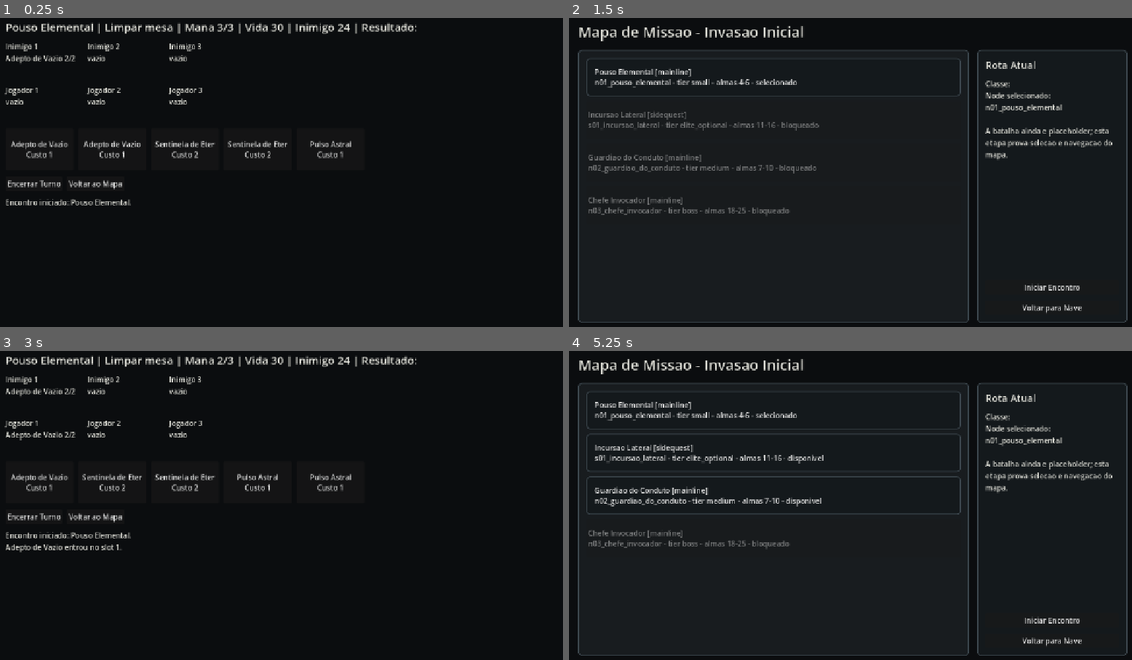
Above: before the commit, frames 1-4 (two rows, left to right).
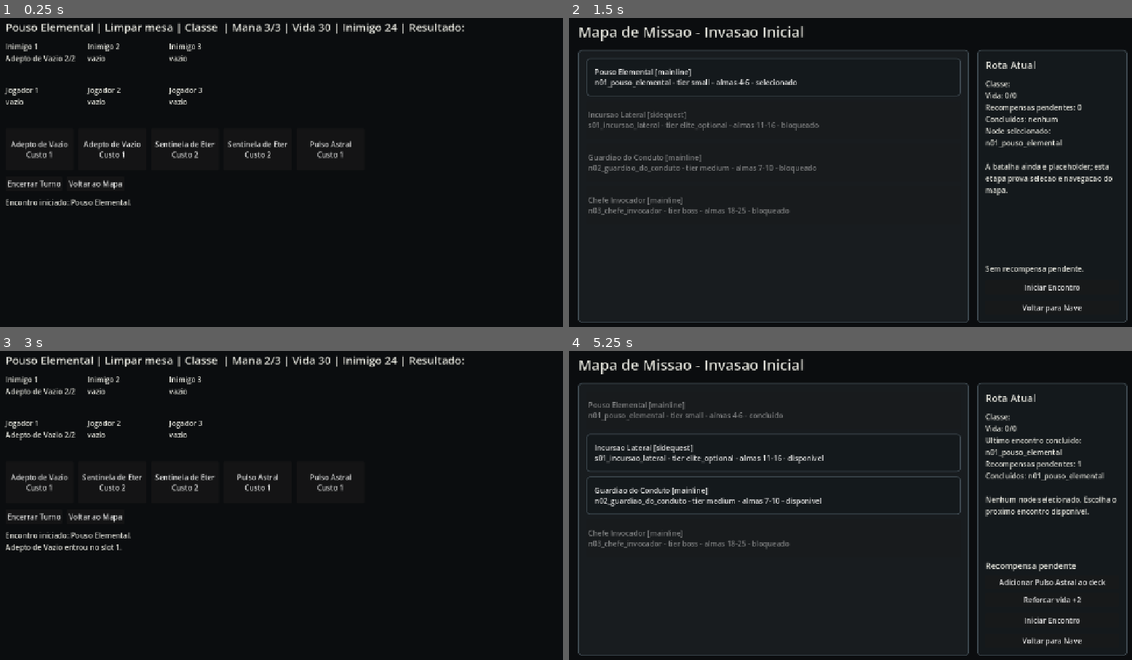
Above: after the commit, the same moments.

Repository: Bournellis/Studio
Game: Godot game, scene res://modes/battle/battle.tscn
Same seed, same stepped clock (60 frames per second), same inputs: the game is played once before the commit and once after it. This scene is started directly instead of the project's main scene.
Inputs:
- Up to frame 1 (0.25 s): no input
- Up to frame 2 (1.5 s): click "Voltar ao Mapa" at 0.5 s; click "Pouso Elemental [mainline] n0…" at 1.25 s
- Up to frame 3 (3 s): click "Iniciar Encontro" at 2 s; click "Adepto de Vazio Custo 1" at 2.75 s
- Up to frame 4 (5.25 s): click "Adepto de Vazio Custo 1" at 3.5 s; click "Pulso Astral Custo 1" at 4.25 s; click "Voltar ao Mapa" (after the commit: "Continuar no Mapa") at 5 s

The runs differ from the first frame. In frame 1, 0.9% of the frame differs, in the area x 32-83%, y 1-6%; in frame 2, 1.9%; in frame 3, 0.9%; in frame 4, 3.1%, in the area x 3-98%, y 13-82%.

Commit message:
draxos-roguelike: add visible battle rewards

Diff:
--- a/Projetos/draxos-roguelike-cardgame/core/run_session.gd
+++ b/Projetos/draxos-roguelike-cardgame/core/run_session.gd
@@ -1,6 +1,8 @@
 extends Node
 
 const DEFAULT_RUN_SEED: int = 0
+const REWARD_ADD_PULSO_ASTRAL: String = "add_pulso_astral"
+const REWARD_REINFORCE_HEALTH: String = "reinforce_health"
 
 var active: bool = false
 var run_seed: int = DEFAULT_RUN_SEED
@@ -12,6 +14,9 @@
 var current_health: int = 0
 var max_health: int = 0
 var rewards_pending: Array[String] = []
+var applied_reward_ids: Array[String] = []
+var last_completed_node_id: String = ""
+var last_battle_outcome: String = ""
 
 func start_empty_run(seed: int = DEFAULT_RUN_SEED) -> void:
 	active = true
@@ -24,6 +29,9 @@
 	current_health = 0
 	max_health = 0
 	rewards_pending = []
+	applied_reward_ids = []
+	last_completed_node_id = ""
+	last_battle_outcome = ""
 
 func start_class_run(class_id: String, seed: int = DEFAULT_RUN_SEED) -> Dictionary:
 	var class_option: Dictionary = ContentLibrary.find_class_option(class_id)
@@ -43,6 +51,9 @@
 	max_health = int(class_option.get("starting_health", fallback_health))
 	current_health = max_health
 	rewards_pending = []
+	applied_reward_ids = []
+	last_completed_node_id = ""
+	last_battle_outcome = ""
 	return {"ok": true, "message": "Run placeholder iniciada com %s." % selected_class_display_name}
 
 func reset() -> void:
@@ -56,6 +67,9 @@
 	current_health = 0
 	max_health = 0
 	rewards_pending = []
+	applied_reward_ids = []
+	last_completed_node_id = ""
+	last_battle_outcome = ""
 
 func select_node(node_id: String) -> void:
 	if not active:
@@ -67,6 +81,36 @@
 		return
 	if not completed_node_ids.has(node_id):
 		completed_node_ids.append(node_id)
+
+func record_battle_result(node_id: String, outcome: String, remaining_health: int) -> void:
+	last_battle_outcome = outcome
+	current_health = clampi(remaining_health, 0, max_health)
+	if outcome != "vitoria":
+		return
+	mark_node_completed(node_id)
+	last_completed_node_id = node_id
+	_queue_placeholder_reward(node_id)
+	if current_node_id == node_id:
+		current_node_id = ""
+
+func apply_placeholder_reward(reward_id: String) -> Dictionary:
+	if rewards_pending.is_empty():
+		return {"ok": false, "message": "Nenhuma recompensa pendente."}
+	var pending_id: String = rewards_pending[0]
+	match reward_id:
+		REWARD_ADD_PULSO_ASTRAL:
+			current_deck_ids.append("pulso_astral")
+		REWARD_REINFORCE_HEALTH:
+			max_health += 2
+			current_health = mini(max_health, current_health + 2)
+		_:
+			return {"ok": false, "message": "Recompensa placeholder invalida: %s" % reward_id}
+	rewards_pending.remove_at(0)
+	applied_reward_ids.append("%s:%s" % [pending_id, reward_id])
+	return {"ok": true, "message": _reward_message(reward_id)}
+
+func has_pending_reward() -> bool:
+	return not rewards_pending.is_empty()
 
 func is_node_available(node: Dictionary) -> bool:
 	if not active:
@@ -90,8 +134,28 @@
 		"current_deck_ids": current_deck_ids.duplicate(),
 		"current_health": current_health,
 		"max_health": max_health,
-		"rewards_pending": rewards_pending.duplicate()
+		"rewards_pending": rewards_pending.duplicate(),
+		"applied_reward_ids": applied_reward_ids.duplicate(),
+		"last_completed_node_id": last_completed_node_id,
+		"last_battle_outcome": last_battle_outcome
 	}
+
+func _queue_placeholder_reward(node_id: String) -> void:
+	var pending_id: String = "placeholder_reward:%s" % node_id
+	if rewards_pending.has(pending_id):
+		return
+	for applied_id: String in applied_reward_ids:
+		if applied_id.begins_with("%s:" % pending_id):
+			return
+	rewards_pending.append(pending_id)
+
+func _reward_message(reward_id: String) -> String:
+	match reward_id:
+		REWARD_ADD_PULSO_ASTRAL:
+			return "Recompensa aplicada: Pulso Astral adicionado ao deck da run."
+		REWARD_REINFORCE_HEALTH:
+			return "Recompensa aplicada: vida maxima e atual reforcadas em +2."
+	return "Recompensa aplicada."
 
 func _string_array(source: Variant) -> Array[String]:
 	var result: Array[String] = []
--- a/Projetos/draxos-roguelike-cardgame/modes/battle/battle_root.gd
+++ b/Projetos/draxos-roguelike-cardgame/modes/battle/battle_root.gd
@@ -6,6 +6,7 @@
 var player_slots_box: HBoxContainer
 var hand_box: HBoxContainer
 var log_label: Label
+var map_button: Button
 var current_node: Dictionary = {}
 var current_encounter: Dictionary = {}
 
@@ -78,7 +79,7 @@
 	)
 	actions.add_child(end_turn_button)
 
-	var map_button: Button = Button.new()
+	map_button = Button.new()
 	map_button.name = "BattleBackToRunMapButton"
 	map_button.text = "Voltar ao Mapa"
 	map_button.pressed.connect(func() -> void:
@@ -94,9 +95,10 @@
 
 func _refresh() -> void:
 	var state: Dictionary = engine.get_state()
-	status_label.text = "%s | %s | Mana %d/%d | Vida %d | Inimigo %d | Resultado: %s" % [
+	status_label.text = "%s | %s | Classe %s | Mana %d/%d | Vida %d | Inimigo %d | Resultado: %s" % [
 		str(current_encounter.get("display_name", "Encontro")),
 		engine.get_mode_label(),
+		RunSession.selected_class_display_name,
 		int(state.get("mana", 0)),
 		int(state.get("mana_per_turn", 0)),
 		int(state.get("player_health", 0)),
@@ -107,6 +109,8 @@
 	_rebuild_slots(player_slots_box, Array(state.get("player_slots", [])), "Jogador")
 	_rebuild_hand(Array(state.get("hand", [])))
 	log_label.text = "\n".join(Array(state.get("log", [])))
+	if map_button != null and engine.outcome == "vitoria":
+		map_button.text = "Continuar no Mapa"
 
 func _rebuild_slots(container: HBoxContainer, slots: Array, label_prefix: String) -> void:
 	for child: Node in container.get_children():
@@ -159,7 +163,7 @@
 
 func _after_battle_action() -> void:
 	if engine.outcome == "vitoria":
-		RunSession.mark_node_completed(RunSession.current_node_id)
+		RunSession.record_battle_result(RunSession.current_node_id, engine.outcome, engine.player_health)
 	_refresh()
 
 func _first_open_player_slot() -> int:
--- a/Projetos/draxos-roguelike-cardgame/modes/run_map/run_map_root.gd
+++ b/Projetos/draxos-roguelike-cardgame/modes/run_map/run_map_root.gd
@@ -2,6 +2,7 @@
 
 var status_label: Label
 var nodes_box: VBoxContainer
+var reward_box: VBoxContainer
 
 func _ready() -> void:
 	ContentLibrary.ensure_loaded()
@@ -76,6 +77,12 @@
 	status_label.add_theme_color_override("font_color", UiTokens.color("text_primary"))
 	status_label.size_flags_vertical = Control.SIZE_EXPAND_FILL
 	side_box.add_child(status_label)
+
+	reward_box = VBoxContainer.new()
+	reward_box.name = "RunMapRewardChoices"
+	reward_box.add_theme_constant_override("separation", 8)
+	side_box.add_child(reward_box)
+	_rebuild_reward_choices()
 
 	var future_battle_button: Button = Button.new()
 	future_battle_button.name = "RunMapFutureBattleButton"
@@ -115,7 +122,7 @@
 	button.alignment = HORIZONTAL_ALIGNMENT_LEFT
 	button.custom_minimum_size = Vector2(0, 84)
 	button.size_flags_horizontal = Control.SIZE_EXPAND_FILL
-	button.disabled = not RunSession.is_node_available(node)
+	button.disabled = RunSession.completed_node_ids.has(str(node.get("id", ""))) or not RunSession.is_node_available(node)
 	button.add_theme_stylebox_override("normal", _panel_style("bg_panel_alt"))
 	button.add_theme_stylebox_override("hover", _panel_style("placeholder"))
 	button.pressed.connect(func() -> void:
@@ -135,7 +142,9 @@
 	var tier: String = str(encounter.get("tier", ""))
 	var reward: Dictionary = Dictionary(encounter.get("soul_reward", {}))
 	var availability: String = "disponivel" if RunSession.is_node_available(node) else "bloqueado"
-	if RunSession.current_node_id == node_id:
+	if RunSession.completed_node_ids.has(node_id):
+		availability = "concluido"
+	elif RunSession.current_node_id == node_id:
 		availability = "selecionado"
 	return "%s [%s]\n%s - tier %s - almas %d-%d - %s" % [
 		encounter_name,
@@ -150,12 +159,73 @@
 func _status_text() -> String:
 	if not RunSession.active:
 		return "Nenhuma run ativa. Volte para a nave, escolha uma Classe placeholder e inicie a run."
+	var completed_text: String = _completed_nodes_text()
+	var health_text: String = "Vida: %d/%d" % [RunSession.current_health, RunSession.max_health]
+	var last_result_text: String = ""
+	if RunSession.last_completed_node_id != "":
+		last_result_text = "\nUltimo encontro concluido: %s" % RunSession.last_completed_node_id
+	var reward_text: String = "\nRecompensas pendentes: %d" % RunSession.rewards_pending.size()
 	if RunSession.current_node_id == "":
-		return "Classe: %s\n\nNenhum node selecionado. Escolha o primeiro encontro disponivel para preparar a rota." % RunSession.selected_class_display_name
-	return "Classe: %s\nNode selecionado: %s\n\nA batalha ainda e placeholder; esta etapa prova selecao e navegacao do mapa." % [
+		return "Classe: %s\n%s%s%s\nConcluidos: %s\n\nNenhum node selecionado. Escolha o proximo encontro disponivel." % [
+			RunSession.selected_class_display_name,
+			health_text,
+			last_result_text,
+			reward_text,
+			completed_text
+		]
+	return "Classe: %s\n%s%s%s\nConcluidos: %s\nNode selecionado: %s\n\nA batalha ainda e placeholder; esta etapa prova selecao e navegacao do mapa." % [
 		RunSession.selected_class_display_name,
+		health_text,
+		last_result_text,
+		reward_text,
+		completed_text,
 		RunSession.current_node_id
 	]
+
+func _completed_nodes_text() -> String:
+	if RunSession.completed_node_ids.is_empty():
+		return "nenhum"
+	return ", ".join(RunSession.completed_node_ids)
+
+func _rebuild_reward_choices() -> void:
+	for child: Node in reward_box.get_children():
+		child.queue_free()
+	if not RunSession.has_pending_reward():
+		var empty_label: Label = Label.new()
+		empty_label.name = "RunMapNoPendingReward"
+		empty_label.text = "Sem recompensa pendente."
+		empty_label.autowrap_mode = TextServer.AUTOWRAP_WORD_SMART
+		empty_label.add_theme_color_override("font_color", UiTokens.color("text_primary"))
+		reward_box.add_child(empty_label)
+		return
+
+	var title: Label = Label.new()
+	title.name = "RunMapPendingRewardLabel"
+	title.text = "Recompensa pendente"
+	title.add_theme_font_size_override("font_size", 18)
+	title.add_theme_color_override("font_color", UiTokens.color("text_primary"))
+	reward_box.add_child(title)
+
+	var add_card_button: Button = Button.new()
+	add_card_button.name = "RunMapRewardAddPulsoAstralButton"
+	add_card_button.text = "Adicionar Pulso Astral ao deck"
+	add_card_button.pressed.connect(func() -> void:
+		_apply_placeholder_reward(RunSession.REWARD_ADD_PULSO_ASTRAL)
+	)
+	reward_box.add_child(add_card_button)
+
+	var health_button: Button = Button.new()
+	health_button.name = "RunMapRewardReinforceHealthButton"
+	health_button.text = "Reforcar vida +2"
+	health_button.pressed.connect(func() -> void:
+		_apply_placeholder_reward(RunSession.REWARD_REINFORCE_HEALTH)
+	)
+	reward_box.add_child(health_button)
+
+func _apply_placeholder_reward(reward_id: String) -> void:
+	var result: Dictionary = RunSession.apply_placeholder_reward(reward_id)
+	status_label.text = "%s\n\n%s" % [str(result.get("message", "")), _status_text()]
+	_rebuild_reward_choices()
 
 func _panel_style(color_token: String) -> StyleBoxFlat:
 	var style: StyleBoxFlat = StyleBoxFlat.new()
--- a/Projetos/draxos-roguelike-cardgame/modes/ship_hub/ship_hub_root.gd
+++ b/Projetos/draxos-roguelike-cardgame/modes/ship_hub/ship_hub_root.gd
@@ -129,7 +129,7 @@
 
 	status_label = Label.new()
 	status_label.name = "ShipHubStatus"
-	status_label.text = "Selecione uma regiao da nave."
+	status_label.text = _run_state_text()
 	status_label.autowrap_mode = TextServer.AUTOWRAP_WORD_SMART
 	status_label.add_theme_color_override("font_color", UiTokens.color("text_primary"))
 	status_label.size_flags_vertical = Control.SIZE_EXPAND_FILL
@@ -188,7 +188,7 @@
 	return button
 
 func _select_region(spec: Dictionary) -> void:
-	status_label.text = "%s\n\n%s" % [str(spec.get("body", "")), str(spec.get("status", ""))]
+	status_label.text = "%s\n\n%s\n\n%s" % [str(spec.get("body", "")), str(spec.get("status", "")), _run_state_text()]
 
 func _on_start_run_pressed() -> void:
 	if selected_class_id == "":
@@ -225,6 +225,25 @@
 	if map_button != null:
 		map_button.disabled = not RunSession.active
 
+func _run_state_text() -> String:
+	if not RunSession.active:
+		return "Run: inativa. Escolha uma Classe placeholder para iniciar."
+	var completed_text: String = "nenhum"
+	if not RunSession.completed_node_ids.is_empty():
+		completed_text = ", ".join(RunSession.completed_node_ids)
+	var last_text: String = ""
+	if RunSession.last_completed_node_id != "":
+		last_text = "\nUltimo encontro: %s" % RunSession.last_completed_node_id
+	return "Run: ativa\nClasse: %s\nVida: %d/%d\nNodes concluidos: %s\nRecompensas pendentes: %d\nRecompensas aplicadas: %d%s" % [
+		RunSession.selected_class_display_name,
+		RunSession.current_health,
+		RunSession.max_health,
+		completed_text,
+		RunSession.rewards_pending.size(),
+		RunSession.applied_reward_ids.size(),
+		last_text
+	]
+
 func _panel_style(color_token: String) -> StyleBoxFlat:
 	var style: StyleBoxFlat = StyleBoxFlat.new()
 	style.bg_color = UiTokens.color(color_token, Color(0.1, 0.11, 0.12))
--- a/Projetos/draxos-roguelike-cardgame/tests/unit/test_bootstrap_contract.gd
+++ b/Projetos/draxos-roguelike-cardgame/tests/unit/test_bootstrap_contract.gd
@@ -268,8 +268,85 @@
 	await get_tree().process_frame
 	assert_eq(battle.engine.outcome, "vitoria")
 	assert_true(RunSession.completed_node_ids.has("n01_pouso_elemental"))
+	assert_eq(RunSession.last_completed_node_id, "n01_pouso_elemental")
+	assert_eq(RunSession.current_node_id, "")
+	assert_eq(RunSession.current_health, battle.engine.player_health)
 	assert_not_null(battle.find_child("BattleBackToRunMapButton", true, false))
+	assert_eq(battle.find_child("BattleBackToRunMapButton", true, false).text, "Continuar no Mapa")
 	battle.queue_free()
+	await get_tree().process_frame
+
+func test_run_map_shows_visible_state_after_battle_victory() -> void:
+	_start_placeholder_run()
+	RunSession.record_battle_result("n01_pouso_elemental", "vitoria", 26)
+	var packed_scene: PackedScene = load("res://modes/run_map/run_map.tscn")
+	assert_not_null(packed_scene)
+	var run_map = packed_scene.instantiate()
+	assert_not_null(run_map)
+	add_child(run_map)
+	await get_tree().process_frame
+	var first_node = run_map.find_child("RunMapNode_n01_pouso_elemental", true, false)
+	var sidequest_node = run_map.find_child("RunMapNode_s01_incursao_lateral", true, false)
+	var next_mainline_node = run_map.find_child("RunMapNode_n02_guardiao_do_conduto", true, false)
+	var status = run_map.find_child("RunMapStatus", true, false)
+	assert_not_null(first_node)
+	assert_not_null(sidequest_node)
+	assert_not_null(next_mainline_node)
+	assert_not_null(status)
+	assert_true(first_node.disabled)
+	assert_true(String(first_node.text).contains("concluido"))
+	assert_false(sidequest_node.disabled)
+	assert_false(next_mainline_node.disabled)
+	assert_true(String(status.text).contains("Classe Placeholder I"))
+	assert_true(String(status.text).contains("Vida: 26/30"))
+	assert_true(String(status.text).contains("n01_pouso_elemental"))
+	assert_true(String(status.text).contains("Recompensas pendentes: 1"))
+	assert_not_null(run_map.find_child("RunMapRewardAddPulsoAstralButton", true, false))
+	assert_not_null(run_map.find_child("RunMapRewardReinforceHealthButton", true, false))
+	run_map.queue_free()
+	await get_tree().process_frame
+
+func test_run_map_applies_placeholder_reward_immediately() -> void:
+	_start_placeholder_run()
+	RunSession.record_battle_result("n01_pouso_elemental", "vitoria", 26)
+	var starting_deck_size: int = RunSession.current_deck_ids.size()
+	var packed_scene: PackedScene = load("res://modes/run_map/run_map.tscn")
+	assert_not_null(packed_scene)
+	var run_map = packed_scene.instantiate()
+	assert_not_null(run_map)
+	add_child(run_map)
+	await get_tree().process_frame
+	var reward_button = run_map.find_child("RunMapRewardAddPulsoAstralButton", true, false)
+	assert_not_null(reward_button)
+	reward_button.pressed.emit()
+	await get_tree().process_frame
+	var status = run_map.find_child("RunMapStatus", true, false)
+	assert_eq(RunSession.rewards_pending.size(), 0)
+	assert_eq(RunSession.applied_reward_ids.size(), 1)
+	assert_eq(RunSession.current_deck_ids.size(), starting_deck_size + 1)
+	assert_eq(RunSession.current_deck_ids[RunSession.current_deck_ids.size() - 1], "pulso_astral")
+	assert_true(String(status.text).contains("Pulso Astral adicionado"))
+	assert_not_null(run_map.find_child("RunMapNoPendingReward", true, false))
+	run_map.queue_free()
+	await get_tree().process_frame
+
+func test_ship_hub_shows_visible_run_state_after_battle_victory() -> void:
+	_start_placeholder_run()
+	RunSession.record_battle_result("n01_pouso_elemental", "vitoria", 25)
+	var packed_scene: PackedScene = load("res://modes/ship_hub/ship_hub.tscn")
+	assert_not_null(packed_scene)
+	var hub = packed_scene.instantiate()
+	assert_not_null(hub)
+	add_child(hub)
+	await get_tree().process_frame
+	var status = hub.find_child("ShipHubStatus", true, false)
+	assert_not_null(status)
+	assert_true(String(status.text).contains("Run: ativa"))
+	assert_true(String(status.text).contains("Classe Placeholder I"))
+	assert_true(String(status.text).contains("Vida: 25/30"))
+	assert_true(String(status.text).contains("n01_pouso_elemental"))
+	assert_true(String(status.text).contains("Recompensas pendentes: 1"))
+	hub.queue_free()
 	await get_tree().process_frame
 
 func test_battle_scene_loads_summoner_boss_from_run_map_node() -> void:
@@ -340,6 +417,29 @@
 	assert_eq(str(snapshot.get("selected_class_display_name", "")), "Classe Placeholder I")
 	assert_gt(Array(snapshot.get("current_deck_ids", [])).size(), 0)
 	assert_gt(int(snapshot.get("current_health", 0)), 0)
+
+func test_run_session_records_battle_result_as_visible_run_state() -> void:
+	_start_placeholder_run()
+	RunSession.select_node("n01_pouso_elemental")
+	RunSession.record_battle_result("n01_pouso_elemental", "vitoria", 24)
+	var snapshot: Dictionary = RunSession.snapshot()
+	assert_eq(str(snapshot.get("last_battle_outcome", "")), "vitoria")
+	assert_eq(str(snapshot.get("last_completed_node_id", "")), "n01_pouso_elemental")
+	assert_eq(str(snapshot.get("current_node_id", "x")), "")
+	assert_eq(int(snapshot.get("current_health", 0)), 24)
+	assert_eq(Array(snapshot.get("rewards_pending", [])).size(), 1)
+	assert_true(Array(snapshot.get("completed_node_ids", [])).has("n01_pouso_elemental"))
+
+func test_run_session_applies_placeholder_health_reward() -> void:
+	_start_placeholder_run()
+	RunSession.record_battle_result("n01_pouso_elemental", "vitoria", 24)
+	var result: Dictionary = RunSession.apply_placeholder_reward(RunSession.REWARD_REINFORCE_HEALTH)
+	assert_true(bool(result.get("ok", false)), str(result.get("message", "")))
+	var snapshot: Dictionary = RunSession.snapshot()
+	assert_eq(Array(snapshot.get("rewards_pending", [])).size(), 0)
+	assert_eq(Array(snapshot.get("applied_reward_ids", [])).size(), 1)
+	assert_eq(int(snapshot.get("max_health", 0)), 32)
+	assert_eq(int(snapshot.get("current_health", 0)), 26)
 
 func test_run_map_blocks_nodes_without_explicit_run_start() -> void:
 	var packed_scene: PackedScene = load("res://modes/run_map/run_map.tscn")
Not shown, changed: 08_Coordenacao_Agentes/Estado_Atual.md
Not shown, changed: 08_Coordenacao_Agentes/Kanban/Doing/2026-05-07_codex_draxos-roguelike-cardgame_track-01.md
Not shown, changed: Projetos/draxos-roguelike-cardgame/docs/production-status.md
Not shown, changed: Projetos/draxos-roguelike-cardgame/implementation/current-status.md
Not shown, changed: Projetos/draxos-roguelike-cardgame/implementation/tracks/track-01-playable-run-loop/current-status.md
Not shown, changed: Projetos/draxos-roguelike-cardgame/implementation/tracks/track-01-playable-run-loop/linear-execution-plan.md
